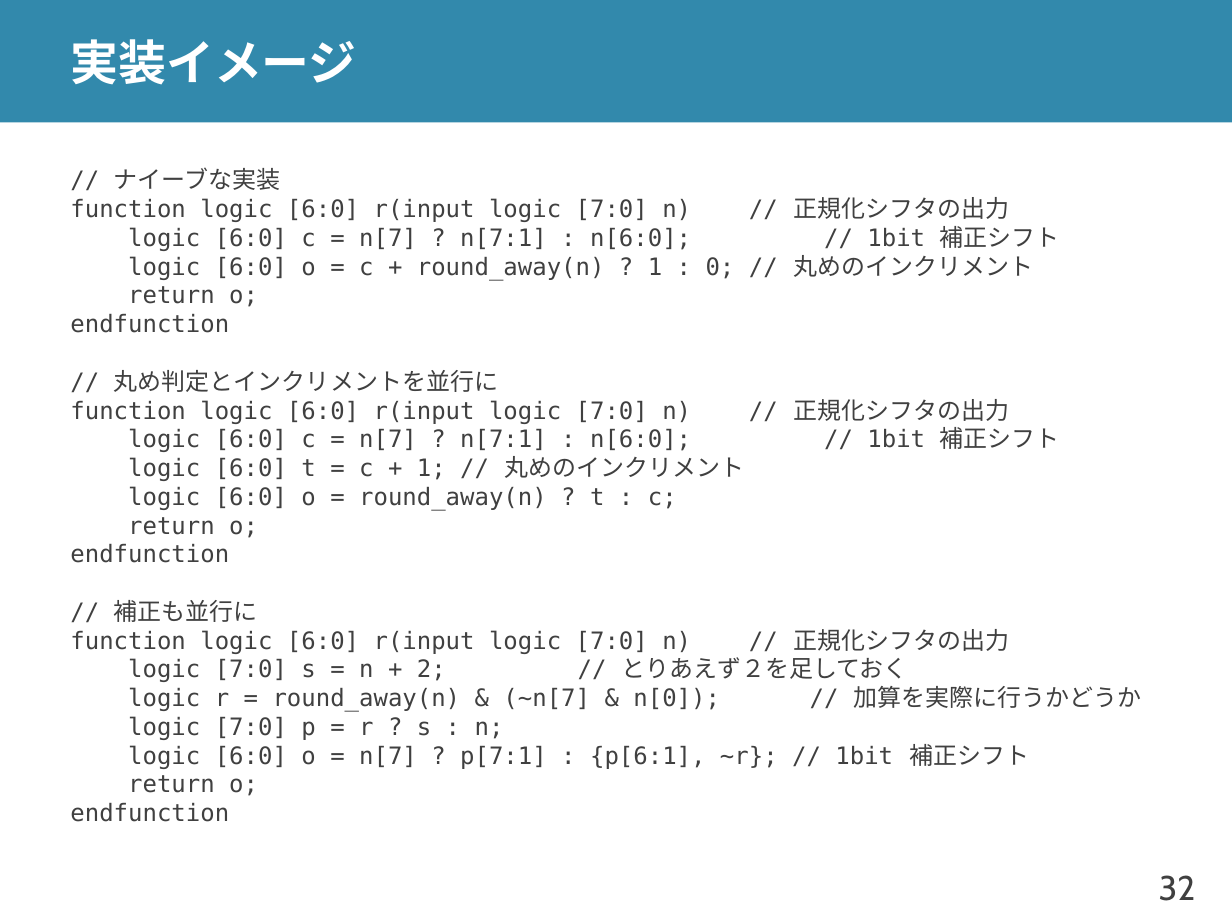
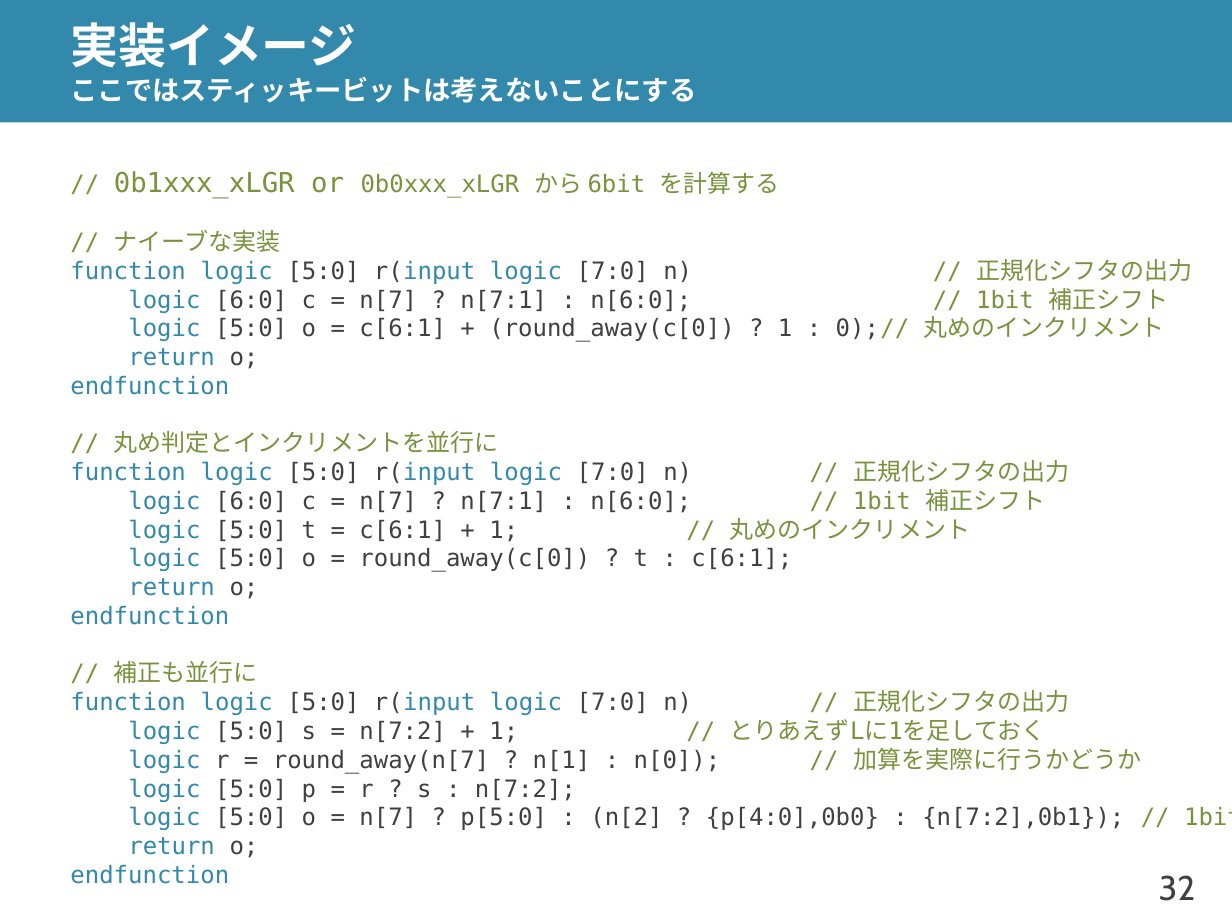
Before and after one commit to shioyadan/advanced-computer-organization, a slide deck: slide 32 of aco-shioya-appendix-fpu.pptx. Drawn at 1232x924 pixels with LibreOffice and Linux fonts; fonts in the diff are those of the drawing. Boxes give left, top, right and bottom in pixels: in the first picture for what was removed or moved away, otherwise in the second. Text is boxed around its words. In the diff, an @@ line names an element or a change of style, - is before the commit and + after.

```diff
--- a/aco-shioya-appendix-fpu.pptx
+++ b/aco-shioya-appendix-fpu.pptx
@@ title at (71,22,697,103): text changed; size 28 to 16 pt @@
-実装イメージ
+実装イメージ
+ここではスティッキービットは考えないことにする
@@ text at (114,171,780,198): paragraph added @@
+// 0b1xxx_xLGR or 0b0xxx_xLGR から 6bit を計算する
@@ text at (70,229,911,884): text colour #404040 to #77933C in "// ナイーブな実装", "// 1bit 補正シフト", "// 丸め判定とインクリメントを並行に", "// 1bit 補正シフト" and 1 more places; text colour #404040 to #3289AC in "logic", "return", "endfunction", "logic" and 4 more places @@
@@ text at (70,260,692,284): text changed; text colour #404040 to #3289AC @@
-function logic [6:0] r(input logic [7:0] n) // 正規化シフタの出力
+function logic [5:0] r(input logic [7:0] n) // 正規化シフタの出力
@@ text at (128,317,910,342): text changed @@
-logic [6:0] o = c + round_away(n) ? 1 : 0; // 丸めのインクリメント
+logic [5:0] o = c[6:1] + (round_away(c[0]) ? 1 : 0);// 丸めのインクリメント
@@ text at (70,460,1069,485): text changed; text colour #404040 to #3289AC @@
-function logic [6:0] r(input logic [7:0] n) // 正規化シフタの出力
+function logic [5:0] r(input logic [7:0] n) // 正規化シフタの出力
@@ text at (128,518,970,572): text changed @@
-logic [6:0] t = c + 1; // 丸めのインクリメント
-logic [6:0] o = round_away(n) ? t : c;
+logic [5:0] t = c[6:1] + 1; // 丸めのインクリメント
+logic [5:0] o = round_away(c[0]) ? t : c[6:1];
@@ text at (70,690,1069,830): text changed @@
-function logic [6:0] r(input logic [7:0] n) // 正規化シフタの出力
-logic [7:0] s = n + 2; // とりあえず２を足しておく
-logic r = round_away(n) & (~n[7] & n[0]); // 加算を実際に行うかどうか
-logic [7:0] p = r ? s : n;
-logic [6:0] o = n[7] ? p[7:1] : {p[6:1], ~r}; // 1bit 補正シフト
+function logic [5:0] r(input logic [7:0] n) // 正規化シフタの出力
+logic [5:0] s = n[7:2] + 1; // とりあえずLに1を足しておく
+logic r = round_away(n[7] ? n[1] : n[0]); // 加算を実際に行うかどうか
+logic [5:0] p = r ? s : n[7:2];
+logic [5:0] o = n[7] ? p[5:0] : (n[2] ? {p[4:0],0b0} : {n[7:2],0b1}); // 1bit 補正シフト
```
Also in this commit, not shown: 11 other slides changed.
